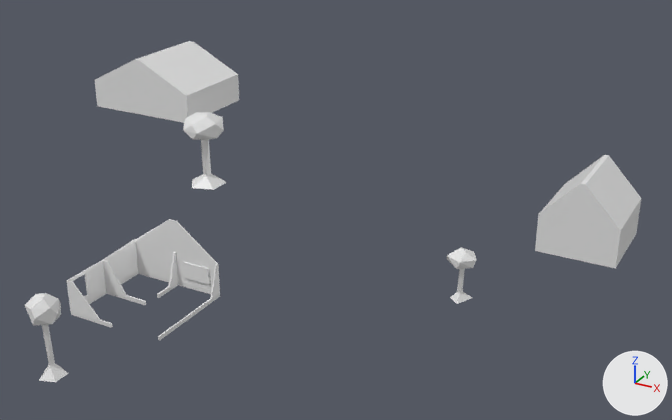
The OBJ model public/res/models/levelthree.obj: old version first, new version second.
Rendered twice from a 50 mm lens placed at (32.2, -46.3, 40.9), pointed at (-12.3, 34.5, 0.5). The lights are fixed; the arrows at lower right show +X, +Y and +Z. Where no turn or scale is listed for an object, it has been applied to the vertices. Vertices at the same position are counted once.

Script lines for the objects in view, before the commit:
```python
me_cube_001 = bpy.data.meshes.new('Cube.001')
me_cube_001.from_pydata(...)  # 126 vertices, 126 faces; spans x -22.09..-12.61, y 4.52..13.51, z -0.02..6.51
me_cube_001.materials.append(mat_none)  # white #e7e7e7
me_icosphere_001 = bpy.data.meshes.new('Icosphere.001')
me_icosphere_001.from_pydata(...)  # 30 vertices, 52 faces; spans x -32.85..-27.52, y 33.21..38.28, z -0.7..8.29
me_icosphere_001.materials.append(mat_none)  # white #e7e7e7
me_icosphere_002 = bpy.data.meshes.new('Icosphere.002')
me_icosphere_002.from_pydata(...)  # 22 vertices, 36 faces; spans x 5.04..7.81, y 22.33..24.98, z -0.26..4.89
me_icosphere_002.materials.append(mat_none)  # white #e7e7e7
ob_cube_001 = bpy.data.objects.new('Cube.001', me_cube_001)
ob_cube_001.location = (0.0, 0.0, 0.0)
ob_icosphere_001 = bpy.data.objects.new('Icosphere.001', me_icosphere_001)
ob_icosphere_001.location = (0.0, 0.0, 0.0)
ob_icosphere_002 = bpy.data.objects.new('Icosphere.002', me_icosphere_002)
ob_icosphere_002.location = (0.0, 0.0, 0.0)
# also in view: 'Icosphere' at (-17.1, -2.8, 3.1); 'Cube.003' at (-54.0, 58.9, 3.7); 'Cube.002' at (13.2, 41.3, 3.7)
```
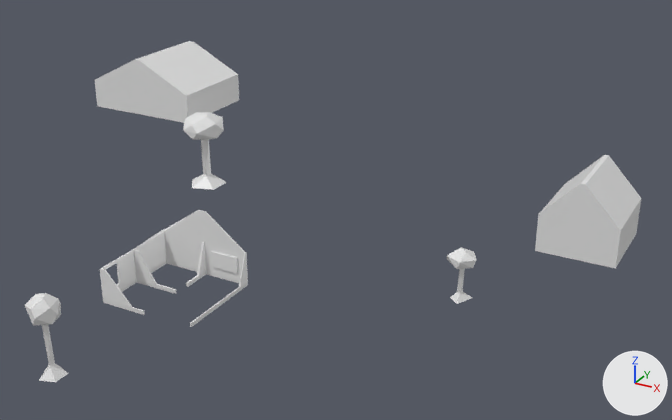
Where the change shows, as pixel boxes (x1, y1, x2, y2) in the pictures (672 x 420 px):
'Cube.001', mesh moved: before (67, 219, 220, 340); after (100, 210, 248, 327)

The change, as a list of edits to the scene's bpy script:
```text
Change me_cube_001:
    where me_cube_001.from_pydata(...)  # 126 vertices, 126 faces; spans x -22.09..-12.61, y 4.52..13.51, z -0.02..6.51
    used by ob_cube_001; location = (0.0, 0.0, 0.0)
    me_cube_001 part 1: the whole mesh is moved by (1.0, 3.0, 0.0)
```
